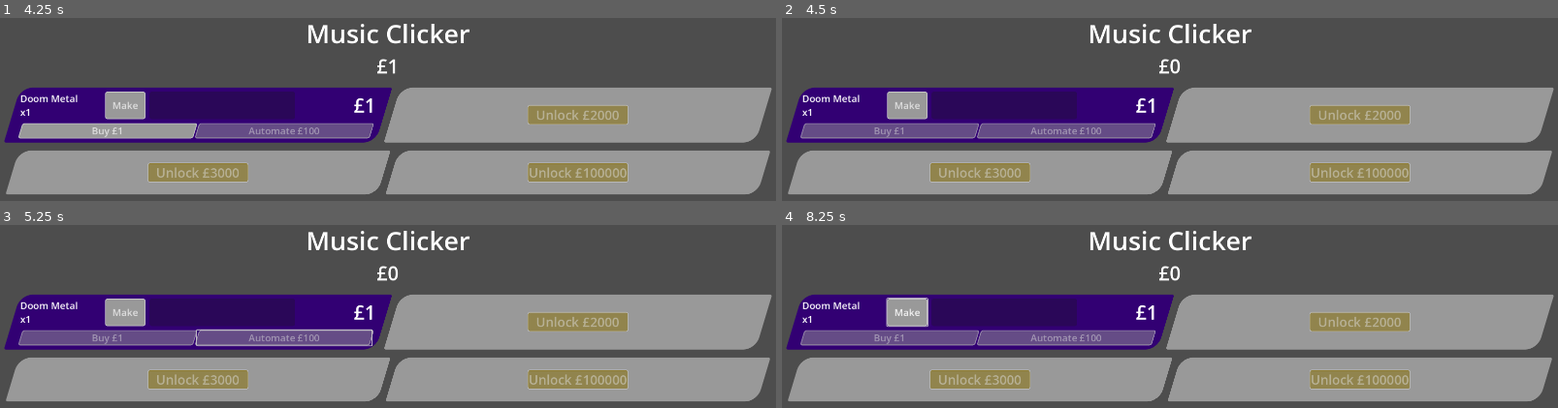
Above: before the commit, frames 1-4 (two rows, left to right).
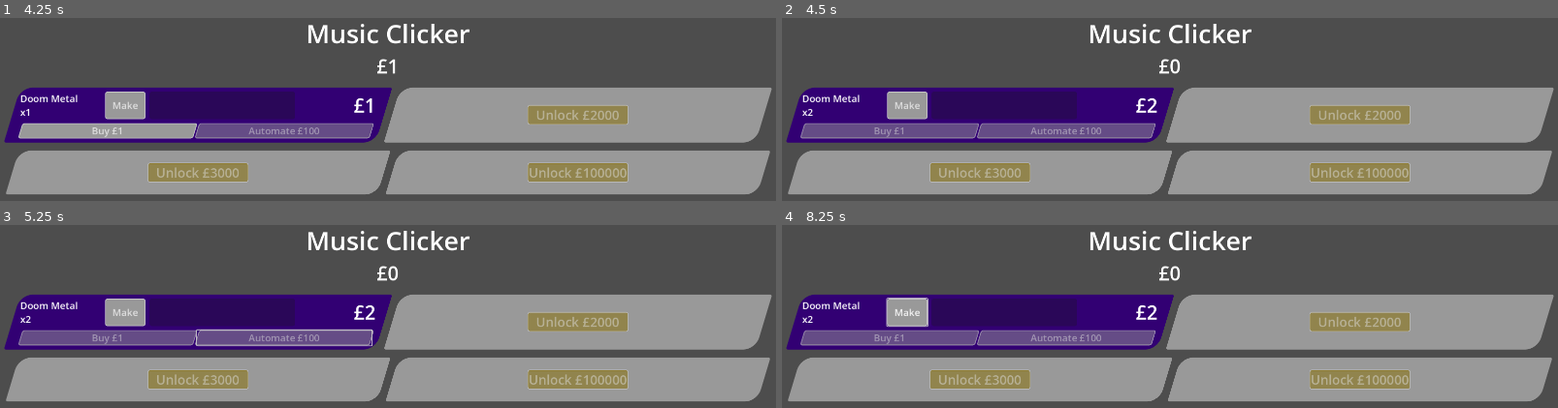
Above: after the commit, the same moments.

Repository: phrasmotica/music-clicker
Game: Godot game, scene res://game.tscn
Two runs of this game, one before a commit and one after it. Both use one fixed random seed, a clock stepped at 60 frames per second and the inputs below.
Inputs (mouse positions are in pixels of both pictures, inside the frame that each line leads up to):
- Up to frame 1 (4.25 s): click "Make" at 0.5 s; tap Enter at 1.25 s; move the mouse to (outside the picture) at 1.27 s; hold D 1.28-2 s; hold Shift 1.28-2 s; click (outside the picture) at 1.42 s; drag from (outside the picture) to (outside the picture) at 2.02 s; move the mouse to (465, 129) at 2.77 s; hold D 2.78-3.5 s; tap Z at 2.85 s; drag from (outside the picture) to (155, 160) at 3.52 s
- Up to frame 2 (4.5 s): click "Buy £1" at 4.25 s
- Up to frame 3 (5.25 s): tap Space at 5 s; move the mouse to (outside the picture) at 5.02 s; hold Left from 5.03 s (still down); tap Tab at 5.1 s
- Up to frame 4 (8.25 s): release Left at 5.75 s; tap Enter at 5.75, 7.25 s; drag from (937, 367) to (1053, 323) at 5.77 s; tap Space at 6.5, 8 s; move the mouse to (outside the picture) at 6.52 s; hold Down 6.53-7.25 s; tap V at 6.6 s; click (outside the picture) at 6.67 s; drag from (1053, 323) to (outside the picture) at 7.27 s; move the mouse to (outside the picture) at 8.02 s; hold Up from 8.03 s (still down); tap Delete at 8.1 s

Frame 1 is identical in both runs. In frame 2, less than 0.1% of the frame differs, in the area x 3-49%, y 43-54%; in frame 3, less than 0.1%; in frame 4, less than 0.1%.

Commit message:
Convert product router script into an autoload, and simplify dependency tree

Diff:
--- a/game.tscn
+++ b/game.tscn
@@ -2,7 +2,6 @@
 
 [ext_resource type="Script" uid="uid://cn0snp6hbku0f" path="res://scripts/game.gd" id="1_vef74"]
 [ext_resource type="PackedScene" uid="uid://c8fbl686cigy4" path="res://scenes/game_settings.tscn" id="2_hve3p"]
-[ext_resource type="Script" uid="uid://dk7g2nn2chkel" path="res://scripts/product_router.gd" id="3_khcq3"]
 [ext_resource type="PackedScene" uid="uid://cyoqo21jvvf6k" path="res://scenes/game_ui.tscn" id="4_fc0e3"]
 [ext_resource type="Script" uid="uid://bcvavtemnue5e" path="res://scripts/product_counter.gd" id="4_vef74"]
 [ext_resource type="Resource" uid="uid://cr3tni3ss8vvs" path="res://resources/product_doom_metal.tres" id="5_hve3p"]
@@ -13,32 +12,32 @@
 [sub_resource type="Resource" id="Resource_hve3p"]
 script = ExtResource("4_vef74")
 product = ExtResource("5_hve3p")
+amount = 1
 metadata/_custom_type_script = "uid://bcvavtemnue5e"
 
 [sub_resource type="Resource" id="Resource_mfdv2"]
 script = ExtResource("4_vef74")
 product = ExtResource("6_mfdv2")
+amount = 1
 metadata/_custom_type_script = "uid://bcvavtemnue5e"
 
 [sub_resource type="Resource" id="Resource_iotsf"]
 script = ExtResource("4_vef74")
 product = ExtResource("7_iotsf")
+amount = 1
 metadata/_custom_type_script = "uid://bcvavtemnue5e"
 
 [sub_resource type="Resource" id="Resource_lc2xo"]
 script = ExtResource("4_vef74")
 product = ExtResource("8_lc2xo")
+amount = 1
 metadata/_custom_type_script = "uid://bcvavtemnue5e"
 
 [node name="Game" type="Node2D" unique_id=958154176]
 script = ExtResource("1_vef74")
 
 [node name="GameSettings" parent="." unique_id=797035836 instance=ExtResource("2_hve3p")]
-
-[node name="ProductRouter" type="Node" parent="." unique_id=484492949]
-script = ExtResource("3_khcq3")
 products = Array[ExtResource("4_vef74")]([SubResource("Resource_hve3p"), SubResource("Resource_mfdv2"), SubResource("Resource_iotsf"), SubResource("Resource_lc2xo")])
 
-[node name="GameUI" parent="." unique_id=1581034653 node_paths=PackedStringArray("game_settings", "product_router") instance=ExtResource("4_fc0e3")]
+[node name="GameUI" parent="." unique_id=1581034653 node_paths=PackedStringArray("game_settings") instance=ExtResource("4_fc0e3")]
 game_settings = NodePath("../GameSettings")
-product_router = NodePath("../ProductRouter")
--- a/project.godot
+++ b/project.godot
@@ -38,6 +38,7 @@
 GameEvents="*uid://ce4vqua6ibmk6"
 SignalLens="*uid://85rkx60vm7a7"
 ScoreManager="*uid://cn2cxoctut5uy"
+ProductRouter="*uid://dk7g2nn2chkel"
 
 [display]
 
--- a/resources/product_doom_metal.tres
+++ b/resources/product_doom_metal.tres
@@ -1,20 +1,14 @@
-[gd_resource type="Resource" script_class="Product" load_steps=2 format=3 uid="uid://cr3tni3ss8vvs"]
+[gd_resource type="Resource" script_class="Product" format=3 uid="uid://cr3tni3ss8vvs"]
 
 [ext_resource type="Script" uid="uid://0mt732luhuce" path="res://scripts/product.gd" id="1_v32x2"]
 
 [resource]
 script = ExtResource("1_v32x2")
-id = 0
 product_name = "Doom Metal"
-base_reward = 1
-base_cost = 1
 multipliers = Dictionary[int, float]({
 20: 2.0,
 50: 2.0,
 100: 2.0
 })
-base_time_seconds = 3.0
 cost_curve = 1
-unlock_cost = 1000
-automate_cost = 100
 colour = Color(0.195036, 0.000476543, 0.452225, 1)
--- a/scenes/autoloads/game_events.gd
+++ b/scenes/autoloads/game_events.gd
@@ -1,6 +1,7 @@
 extends Node
 
 signal score_changed(score: int)
+signal products_changed(products: Array[ProductCounter])
 
 signal buy_product_requested(product: Product, cost: int)
 signal unlock_product_requested(product: Product, cost: int)
@@ -13,6 +14,9 @@
 
 func emit_score_changed(score: int) -> void:
 	score_changed.emit(score)
+
+func emit_products_changed(products: Array[ProductCounter]) -> void:
+	products_changed.emit(products)
 
 func emit_buy_product_requested(product: Product, cost: int) -> void:
 	buy_product_requested.emit(product, cost)
--- /dev/null
+++ b/scenes/autoloads/product_router.gd
@@ -0,0 +1,32 @@
+extends Node
+
+var _products: Array[ProductCounter] = []
+
+signal unlocked_product(product: Product, amount: int)
+signal bought_product(product: Product, amount: int, mult: float)
+
+func _ready() -> void:
+	SignalHelper.persist(
+		GameEvents.product_unlocked,
+		_handle_product_unlocked)
+
+	SignalHelper.persist(
+		GameEvents.product_bought,
+		_handle_product_bought)
+
+func set_products(products: Array[ProductCounter]) -> void:
+	_products = products
+
+func _handle_product_unlocked(product: Product) -> void:
+	for c in _products:
+		if c.product == product:
+			c.add(1)
+
+			unlocked_product.emit(product, 1)
+
+func _handle_product_bought(product: Product) -> void:
+	for c in _products:
+		if c.product == product:
+			c.add(1)
+			bought_product.emit(product, c.amount, c.mult)
+			return
--- a/scripts/game_settings.gd
+++ b/scripts/game_settings.gd
@@ -1,8 +1,6 @@
 @tool
 class_name GameSettings
 extends Node
-
-signal starting_score_changed(starting_score: int)
 
 @export
 var starting_score: int = 0:
@@ -12,10 +10,37 @@
 		if Engine.is_editor_hint():
 			starting_score_changed.emit(starting_score)
 
+@export
+var products: Array[ProductCounter] = []:
+	set(value):
+		products = value
+
+		for p in products:
+			if p:
+				SignalHelper.persist(p.changed, _emit_products)
+
+		if Engine.is_editor_hint():
+			_emit_products()
+
+signal starting_score_changed(starting_score: int)
+signal products_changed(products: Array[ProductCounter])
+
 func _ready() -> void:
-	if not Engine.is_editor_hint():
-		SignalHelper.once_next_frame(_emit_starting_score)
+	if Engine.is_editor_hint():
+		SignalHelper.once_next_frame(_preview_game)
+	else:
+		SignalHelper.once_next_frame(_start_game)
 
-func _emit_starting_score() -> void:
+func _preview_game() -> void:
+	starting_score_changed.emit(starting_score)
+	_emit_products()
+
+func _start_game() -> void:
 	ScoreManager.set_starting_score(starting_score)
 	GameEvents.emit_score_changed(starting_score)
+
+	ProductRouter.set_products(products)
+	GameEvents.emit_products_changed(products)
+
+func _emit_products() -> void:
+	products_changed.emit(products)
--- a/scripts/game_ui.gd
+++ b/scripts/game_ui.gd
@@ -14,9 +14,6 @@
 @export
 var game_settings: GameSettings
 
-@export
-var product_router: ProductRouter
-
 @onready
 var product_meter_parent: Control = %ProductMeterParent
 
@@ -31,33 +28,34 @@
 			game_settings.starting_score_changed,
 			_handle_score_changed)
 
+		SignalHelper.persist(
+			game_settings.products_changed,
+			_inject_products)
+
 	if not Engine.is_editor_hint():
 		SignalHelper.persist(
 			GameEvents.score_changed,
 			_handle_score_changed)
 
 		SignalHelper.persist(
+			GameEvents.products_changed,
+			_inject_products)
+
+		SignalHelper.persist(
 			GameEvents.product_automated,
 			_handle_product_automated)
+
+		SignalHelper.persist(
+			ProductRouter.unlocked_product,
+			_handle_unlocked_product)
+
+		SignalHelper.persist(
+			ProductRouter.bought_product,
+			_handle_bought_product)
 
 	for i in product_meter_parent.get_child_count():
 		var meter: ProductMeter = product_meter_parent.get_child(i)
 		_product_meters.append(meter)
-
-	if product_router:
-		SignalHelper.persist(
-			product_router.products_changed,
-			_inject_products)
-
-		SignalHelper.persist(
-			product_router.unlocked_product,
-			_handle_unlocked_product)
-
-		SignalHelper.persist(
-			product_router.bought_product,
-			_handle_bought_product)
-
-		_inject_products(product_router.products)
 
 	_refresh()
 
@@ -79,6 +77,8 @@
 
 		if product_count > i:
 			meter.product = products[i].product
+			meter.amount = products[i].amount
+			meter.mult = products[i].mult
 			meter.show()
 		else:
 			meter.product = null
--- a/scripts/product_counter.gd
+++ b/scripts/product_counter.gd
@@ -15,14 +15,14 @@
 @export
 var amount: int = 0:
 	set(value):
-		amount = value
+		amount = maxi(value, 0)
 
 		emit_changed()
 
 @export
 var mult: float = 1.0:
 	set(value):
-		mult = value
+		mult = maxf(value, 1.0)
 
 		emit_changed()
 
--- a/scripts/product_meter_ui_updater.gd
+++ b/scripts/product_meter_ui_updater.gd
@@ -174,13 +174,20 @@
 	return meter.product != null and meter.is_unlocked() and not _is_making
 
 func _can_buy() -> bool:
-	return meter.product != null and not meter.is_locked() and ScoreManager.can_afford(meter.get_cost())
+	return meter.product != null and not meter.is_locked() and _can_afford(meter.get_cost())
 
 func _can_automate() -> bool:
-	return meter.product != null and meter.is_unlocked() and ScoreManager.can_afford(meter.get_automate_cost())
+	return meter.product != null and meter.is_unlocked() and _can_afford(meter.get_automate_cost())
 
 func _can_unlock() -> bool:
-	return meter.product != null and meter.is_locked() and ScoreManager.can_afford(meter.get_unlock_cost())
+	return meter.product != null and meter.is_locked() and _can_afford(meter.get_unlock_cost())
+
+func _can_afford(cost: int) -> bool:
+	if Engine.is_editor_hint():
+		# TODO: maybe check against the starting score?
+		return true
+
+	return ScoreManager.can_afford(cost)
 
 func _on_make_button_pressed() -> void:
 	if _is_making:
--- a/scripts/product_router.gd
+++ /dev/null
@@ -1,47 +0,0 @@
-@tool
-class_name ProductRouter extends Node
-
-# TODO: specify the initial list of products in GameSettings
-@export
-var products: Array[ProductCounter] = []:
-	set(value):
-		products = value
-
-		for p in products:
-			if p:
-				SignalHelper.persist(p.changed, _emit_changed)
-
-		_emit_changed()
-
-signal products_changed(products: Array[ProductCounter])
-signal unlocked_product(product: Product, amount: int)
-signal bought_product(product: Product, amount: int, mult: float)
-
-func _ready() -> void:
-	if not Engine.is_editor_hint():
-		SignalHelper.persist(
-			GameEvents.product_unlocked,
-			_handle_product_unlocked)
-
-		SignalHelper.persist(
-			GameEvents.product_bought,
-			_handle_product_bought)
-
-	_emit_changed()
-
-func _handle_product_unlocked(product: Product) -> void:
-	for c in products:
-		if c.product == product:
-			c.add(1)
-
-			unlocked_product.emit(product, 1)
-
-func _handle_product_bought(product: Product) -> void:
-	for c in products:
-		if c.product == product:
-			c.add(1)
-			bought_product.emit(product, c.amount, c.mult)
-			return
-
-func _emit_changed() -> void:
-	products_changed.emit(products)
Renamed: scripts/product_router.gd.uid -> scenes/autoloads/product_router.gd.uid
